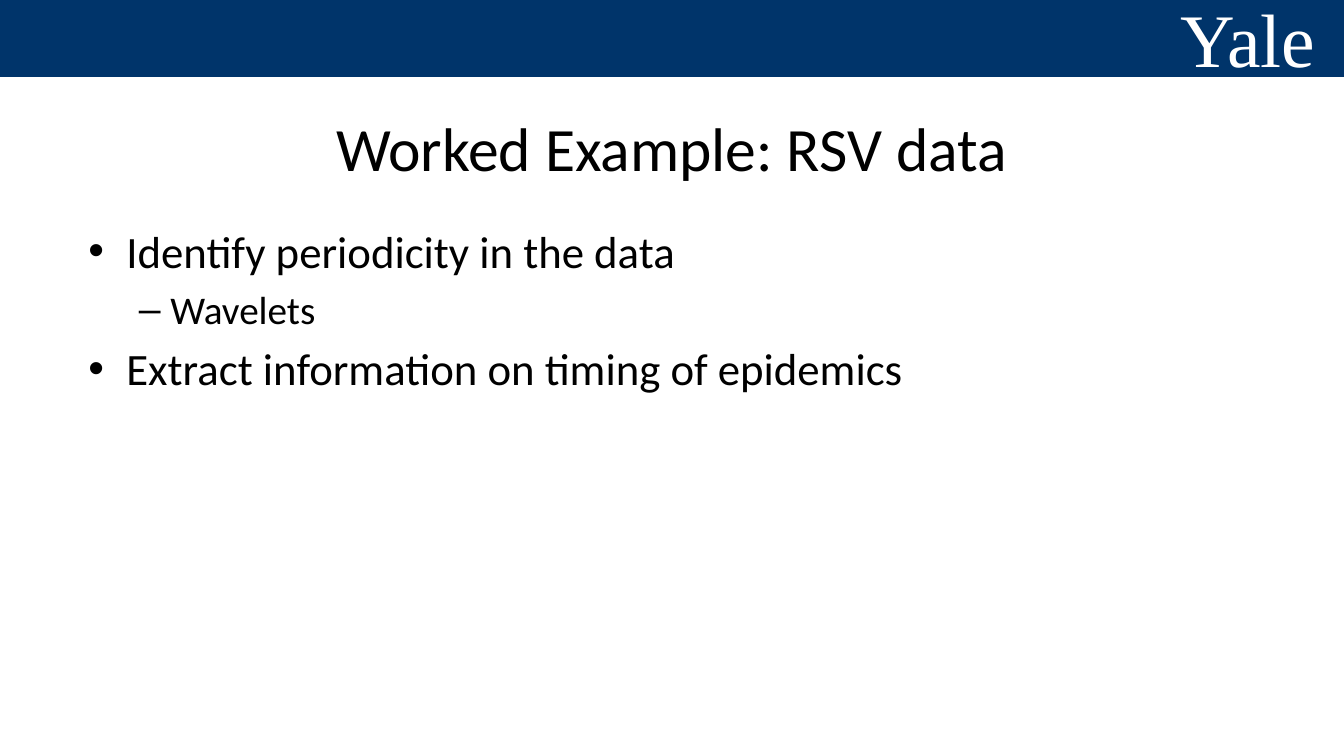
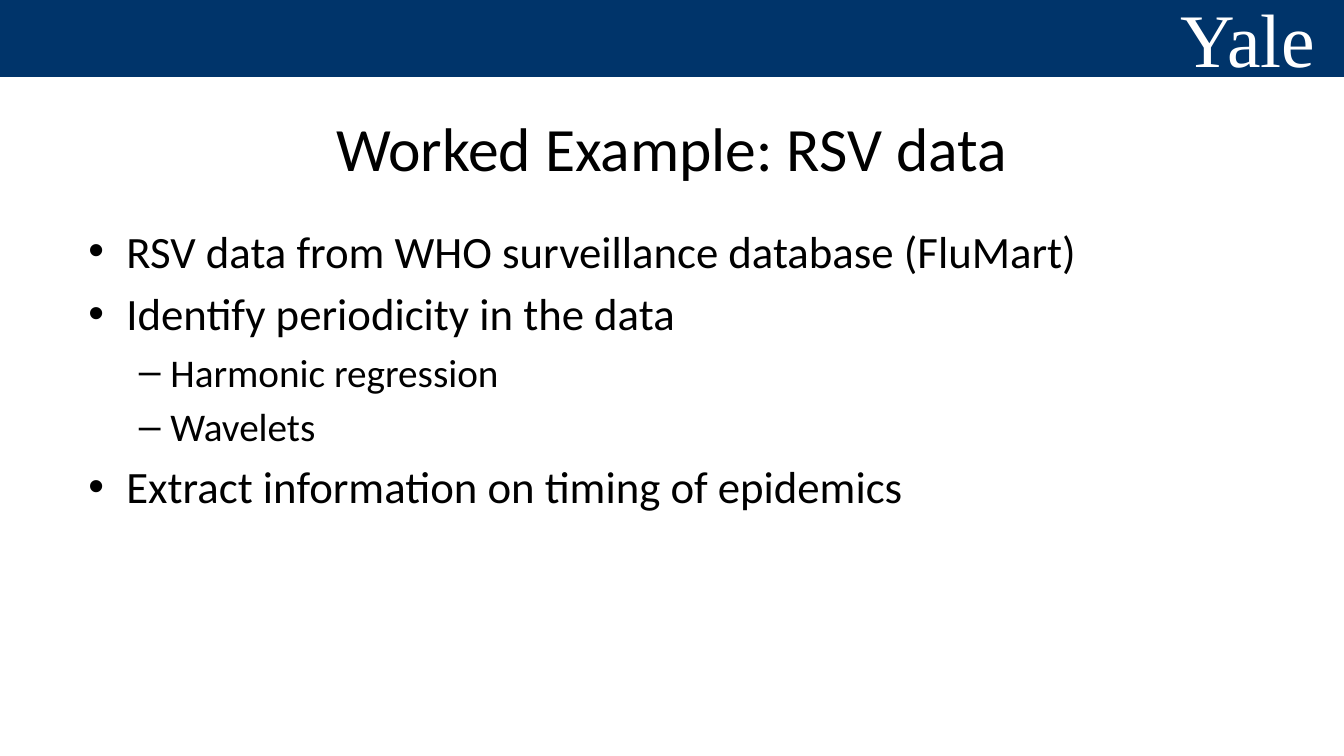
Before and after one commit to weinbergerlab/quant_meth_id, a slide deck: slide 45 of ginny class.pptx (slide 43 before the commit). Drawn at 1344x756 pixels with LibreOffice and Linux fonts; fonts in the diff are those of the drawing. Boxes give left, top, right and bottom in pixels: in the first picture for what was removed or moved away, otherwise in the second. Text is boxed around its words. In the diff, an @@ line names an element or a change of style, - is before the commit and + after.

```diff
--- a/ginny class.pptx
+++ b/ginny class.pptx
@@ text at [126,235,1076,274]: paragraph added @@
+• RSV data from WHO surveillance database (FluMart)
@@ text at [170,360,498,394]: paragraph added @@
+  – Harmonic regression
```
Also in this commit, not shown: 2 slides added.
